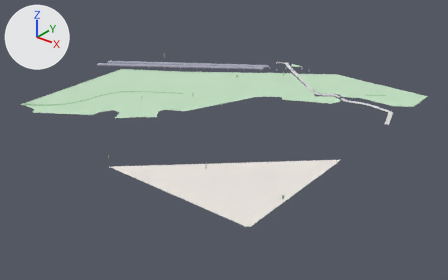
Two versions of the glTF model white-model-six-districts/chunks/102_87_high.glb, one commit apart.
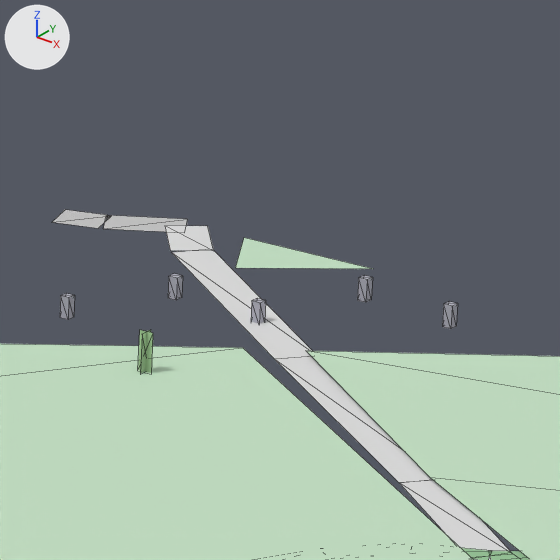
There are two pictures of each version: one whole from a 50 mm camera at (-8162.0, 6534.0, 378.0) aimed at (-8733.0, 7248.0, -64.0), one close up on the part from 60% to 71% of the width and 16% to 33% of the height. Every picture has the same lights, and +X, +Y and +Z are marked at upper left. The first two pictures are the older version. The close-ups show mesh edges as thin lines. Vertices at exactly the same position are counted once.
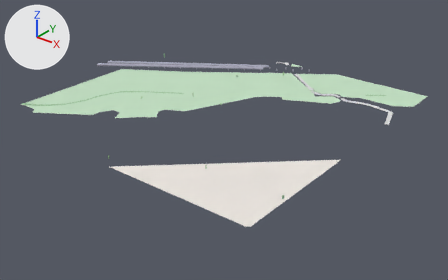
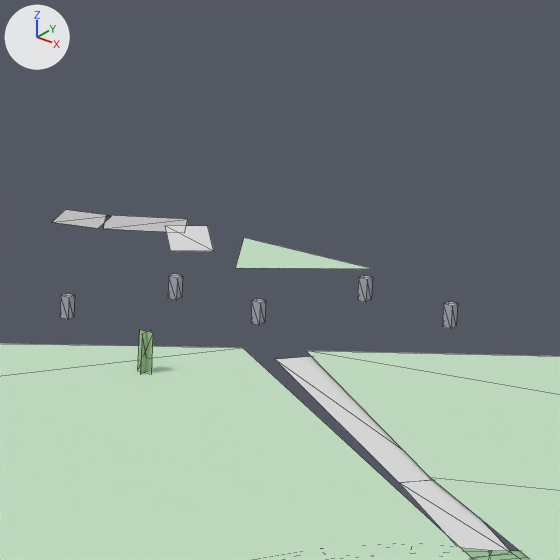
Boxes (x1, y1, x2, y2) around the edits, measured in the close-ups (560 x 560 px):
part 1 of me_mesh_0, cut back
    before: (171, 249, 432, 483)
    after: (275, 356, 432, 483)

What changed in the scene script:
```text
Change me_mesh_0:
    used by ob_mesh_0; location = (0.0, 0.0, 0.0)
    verts and faces of me_mesh_0; kept vertices keep their numbers, new ones are numbered from 485
    before: 32 (-8729.0, 7459.0, -9.0), 33 (-8770.0, 7492.0, -9.0) at pixel (212, 249), 34 (-8774.0, 7486.0, -9.0) at pixel (171, 252), 35 (-8733.0, 7453.0, -9.0) at pixel (274, 359), 68 (-8685.0, 7424.0, -9.0)
    before: 69 (-8729.0, 7459.0, -9.0), 70 (-8733.0, 7453.0, -9.0) at pixel (274, 359), 71 (-8689.0, 7419.0, -9.0) at pixel (399, 483)
    remove me_mesh_0.from_pydata(...)  # 485 vertices, 405 faces; spans x -9050.0..-8500.0, y 7000.0..7502.0, z -9.0..-1.0
    add me_mesh_0.from_pydata(...)  # 481 vertices, 403 faces; spans x -9050.0..-8500.0, y 7000.0..7502.0, z -9.0..-1.0
    me_mesh_0 part 1
    add delete_vertices([33, 34, 69, 70])  # with the faces that use them
    add faces += [(32, 35, 68), (35, 71, 68)]
```
